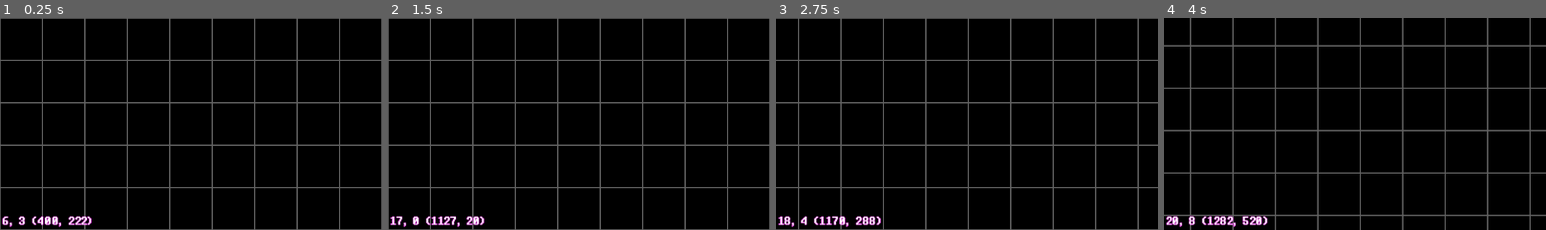
Above: before the commit, frames 1-4 (left to right).
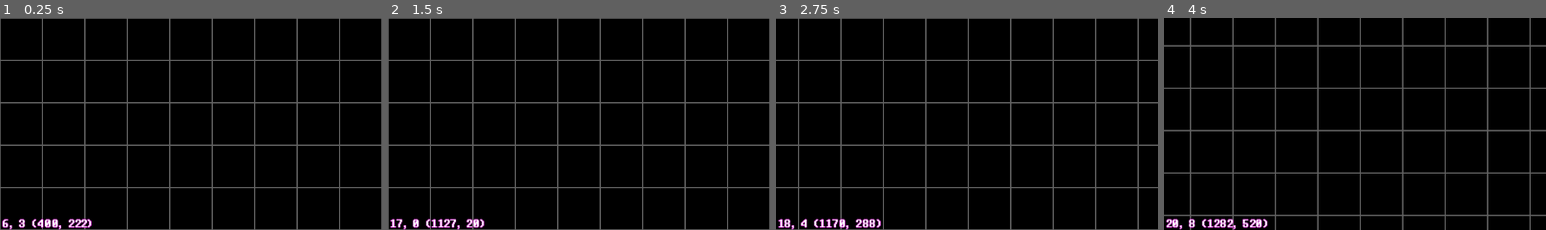
Above: after the commit, the same moments.

Repository: LunarTides/nutdealer
Game: Godot game, scene res://scenes/ui/creator/creator_dark_world_ui.tscn
The game is run twice, just before and just after one commit, with the same random seed, the same clock (stepped at 60 frames per second) and the same inputs. This scene is started directly instead of the project's main scene. The engine's default icon, where the game draws it, is replaced by a stand-in: a white triangle on a blue panel in a dark square.
Inputs (mouse positions are % of the whole screen's width and height, from its top left):
- Up to frame 1 (0.25 s): no input
- Up to frame 2 (1.5 s): click "Play" at 0.5 s; click "Play" at 1.25 s
- Up to frame 3 (2.75 s): tap Enter at 2 s; move the mouse to (72, 45) at 2.02 s; hold D (editor_pan_right) from 2.03 s (still down); tap Z (interact) at 2.1 s; click (72, 45) at 2.17 s
- Up to frame 4 (4 s): move the mouse to (30, 55) at 2.77 s; release D (editor_pan_right) at 2.78 s; hold S (editor_pan_down) 2.78-3.53 s; tap Ctrl at 2.85 s; click (30, 55) at 2.92 s; move the mouse to (60, 28) at 3.52 s; hold D (editor_pan_right) from 3.53 s (still down); tap Z (interact) at 3.6 s; click (60, 28) at 3.67 s
The pictures show only the part of the screen within x 0-50%, y 50-100%; the shares and areas given below are measured in that part.

The runs differ from the first frame. In frame 1, 0.8% of the frame differs, in the area x 0-24%, y 93-100%; in frame 2, 0.8%; in frame 3, 0.9%; in frame 4, 1.0%, in the area x 0-28%, y 93-100%.

Commit message:
Add room coords label

Diff:
--- a/scenes/ui/creator/creator_dark_world_ui.gd
+++ b/scenes/ui/creator/creator_dark_world_ui.gd
@@ -7,6 +7,7 @@
 @export var grid_hint: TextureRect
 @export var camera_2d: Camera2D
 @export var mouse_coords_label: Label
+@export var room_coords_label: Label
 
 var old_camera_2d_position: Vector2
 
@@ -48,6 +49,8 @@
 	var mouse_coords: Vector2i = Global.position_to_coords(mouse_pos)
 	mouse_coords_label.text = "%d, %d (%d, %d)" % [mouse_coords.x, mouse_coords.y, mouse_pos.x, mouse_pos.y]
 
+	handle_room_coords_label()
+
 	if camera_2d.enabled:
 		# Camera panning
 		var true_pan_speed: float = pan_speed
@@ -75,3 +78,43 @@
 	grid_hint.position -= Vector2(64, 64)
 	grid_hint.size = Global.screen_size + Vector2(64 * 4, 64 * 4)
 	old_camera_2d_position = Vector2.ZERO
+
+func handle_room_coords_label() -> void:
+	var bounds: Rect2i
+	var mouse_room_index: int = Room.position_to_room_index(Global.mouse_position)
+
+	# If we're creating a room.
+	if CreatorRoomManipulation.new_room_created:
+		bounds = Room.bounds[CreatorRoomManipulation.new_room_index]
+	# If we're hovering over a room.
+	elif mouse_room_index != -1:
+		bounds = Room.bounds[mouse_room_index]
+
+	if not bounds:
+		room_coords_label.modulate.a = 0.0
+		return
+
+	room_coords_label.modulate.a = 1.0
+
+	var ssc: Vector2i = Global.screen_size_coords
+	var diff: Vector2i = bounds.size - ssc
+	@warning_ignore("integer_division")
+	var mult: Vector2i = bounds.size / ssc
+
+	# If the size is more than the size of the screen,
+	# add a SCR to the label.
+	var size_str_x: String = str(bounds.size.x)
+	if diff.x > 0:
+		size_str_x = "SCR%s+%d" % [
+			("x%s" % mult.x) if mult.x > 0 else "",
+			bounds.size.x - ssc.x * mult.x
+		]
+
+	var size_str_y: String = str(bounds.size.y)
+	if diff.y > 0:
+		size_str_y = "SCR%s+%d" % [
+			("x%s" % mult.y) if mult.y > 0 else "",
+			bounds.size.y - ssc.y * mult.y
+		]
+
+	room_coords_label.text = "Room: %d, %d (%s x %s)" % [bounds.position.x, bounds.position.y, size_str_x, size_str_y]
--- a/scenes/ui/creator/creator_dark_world_ui.tscn
+++ b/scenes/ui/creator/creator_dark_world_ui.tscn
@@ -15,14 +15,15 @@
 outline_size = 2
 outline_color = Color(0.92136914, 0.00056332233, 0.89856493, 1)
 
-[node name="CreatorDarkWorldUI" type="Control" unique_id=1513349051 node_paths=PackedStringArray("grid_hint", "camera_2d", "mouse_coords_label")]
+[node name="CreatorDarkWorldUI" type="Control" unique_id=1513349051 node_paths=PackedStringArray("grid_hint", "camera_2d", "mouse_coords_label", "room_coords_label")]
 layout_mode = 3
 anchors_preset = 0
 script = ExtResource("1_847bk")
 pan_speed = 500.0
 grid_hint = NodePath("GridHint")
 camera_2d = NodePath("Camera2D")
-mouse_coords_label = NodePath("CanvasLayer/MouseCoordsLabel")
+mouse_coords_label = NodePath("CanvasLayer/VBoxContainer/MouseCoordsLabel")
+room_coords_label = NodePath("CanvasLayer/VBoxContainer/RoomCoordsLabel")
 
 [node name="Camera2D" type="Camera2D" parent="." unique_id=1233538805]
 
@@ -77,13 +78,29 @@
 layout_mode = 2
 text = "Play"
 
-[node name="MouseCoordsLabel" type="Label" parent="CanvasLayer" unique_id=252066373]
+[node name="VBoxContainer" type="VBoxContainer" parent="CanvasLayer" unique_id=1249468150]
 anchors_preset = 2
 anchor_top = 1.0
 anchor_bottom = 1.0
-offset_top = -23.0
-offset_right = 39.0
+offset_top = -40.0
+offset_right = 40.0
 grow_vertical = 0
+size_flags_horizontal = 0
+size_flags_vertical = 8
+
+[node name="RoomCoordsLabel" type="Label" parent="CanvasLayer/VBoxContainer" unique_id=572939415]
+layout_mode = 2
+size_flags_horizontal = 0
+size_flags_vertical = 8
+offset_transform_enabled = true
+offset_transform_position = Vector2(4, 0)
+text = "Room coords"
+label_settings = SubResource("LabelSettings_847bk")
+
+[node name="MouseCoordsLabel" type="Label" parent="CanvasLayer/VBoxContainer" unique_id=252066373]
+layout_mode = 2
+size_flags_horizontal = 0
+size_flags_vertical = 8
 offset_transform_enabled = true
 offset_transform_position = Vector2(4, 0)
 text = "Mouse coords"
